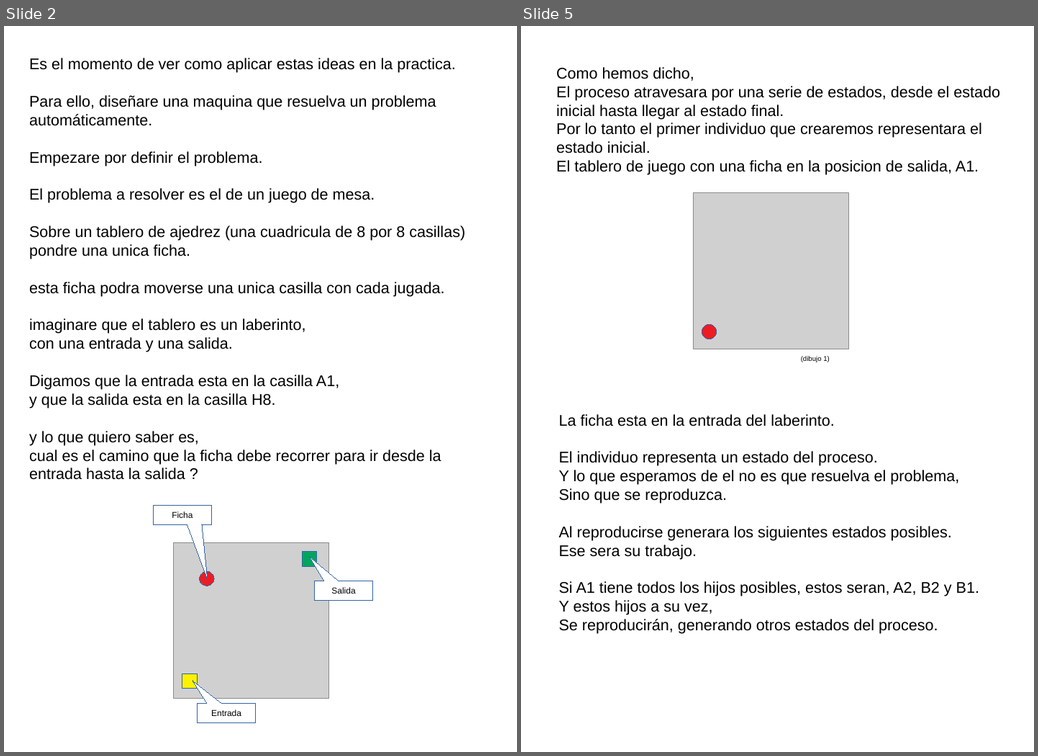
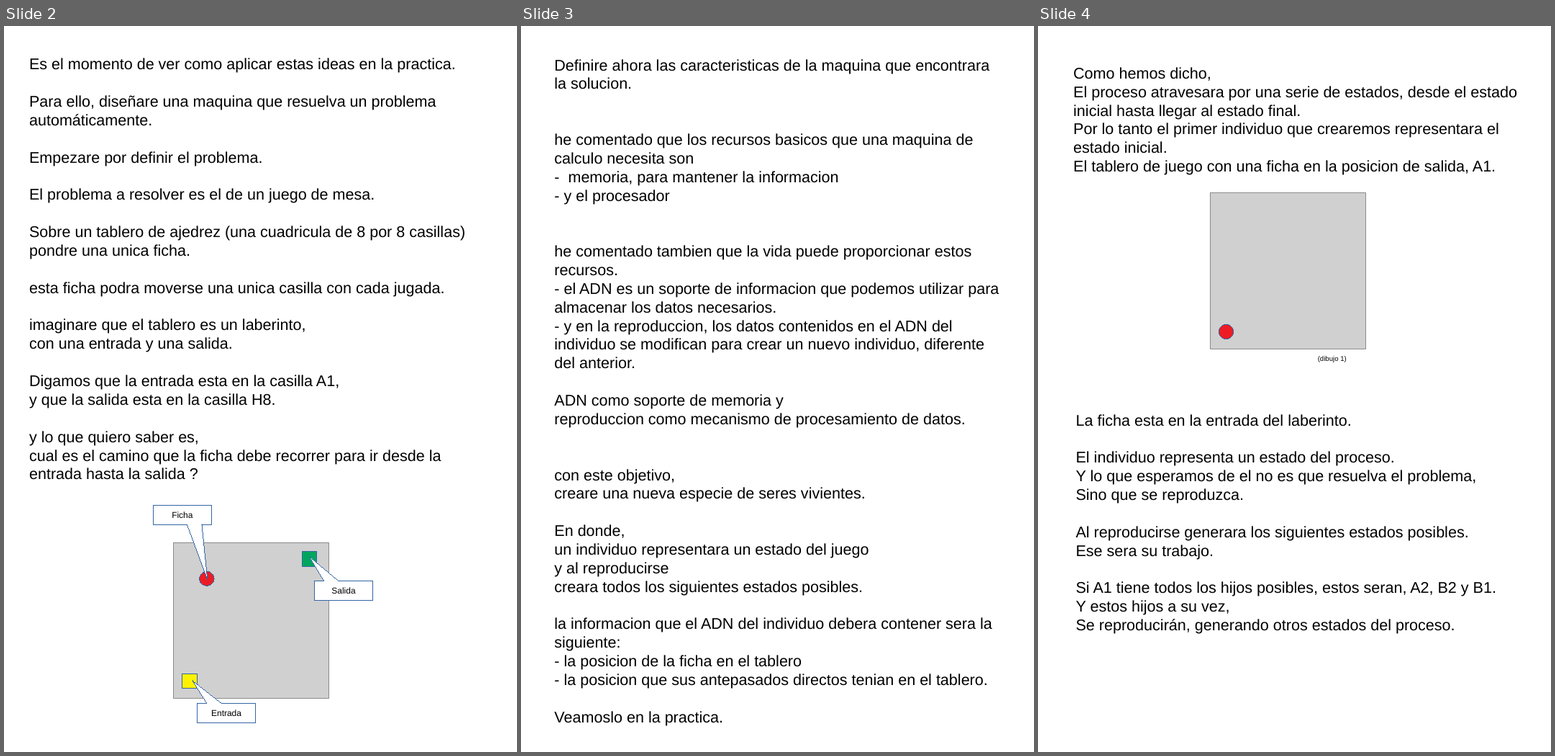
Before and after one commit to fabhrius/La-Cosa, a slide deck: capitulos/Resolver un problema simple/Resolviendo un problema simple.odp. Shown side by side, each under a label of ours: slides 2 and 5 before the commit, slides 2, 3 and 4 after it; the slides between them are not shown. The pictures are 1038x756 and 1555x756 pixels, drawn with LibreOffice and Linux fonts; fonts in the diff are those of the drawing; grey boxes stand for pictures. Boxes give left, top, right and bottom in pixels: in the first picture for what was removed or moved away, otherwise in the second. Text is boxed around its words. In the diff, an @@ line names an element or a change of style, - is before the commit and + after.

```diff
--- a/capitulos/Resolver un problema simple/Resolviendo un problema simple.odp
+++ b/capitulos/Resolver un problema simple/Resolviendo un problema simple.odp
@@ slide 3 added at bbox=[521, 26, 1034, 752], background #FFFFFF @@
@@ text added at bbox=[554, 59, 999, 688], 18 pt, text #000000 @@
+Definire ahora las caracteristicas de la maquina que encontrara la solucion.
+he comentado que los recursos basicos que una maquina de calculo necesita son
+- memoria, para mantener la informacion
+- y el procesador
+he comentado tambien que la vida puede proporcionar estos recursos.
+- el ADN es un soporte de informacion que podemos utilizar para almacenar los datos necesarios.
+- y en la reproduccion, los datos contenidos en el ADN del individuo se modifican para crear un nuevo individuo, diferente del anterior.
+ADN como soporte de memoria y
+reproduccion como mecanismo de procesamiento de datos.
+con este objetivo,
+creare una nueva especie de seres vivientes.
+En donde,
+un individuo representara un estado del juego
+y al reproducirse
+creara todos los siguientes estados posibles.
+la informacion que el ADN del individuo debera contener sera la siguiente:
+- la posicion de la ficha en el tablero
+- la posicion que sus antepasados directos tenian en el tablero.
+Veamoslo en la practica.
@@ what was slide 5 is now slide 4 @@
```
Also in this commit, not shown: 1 other file.
